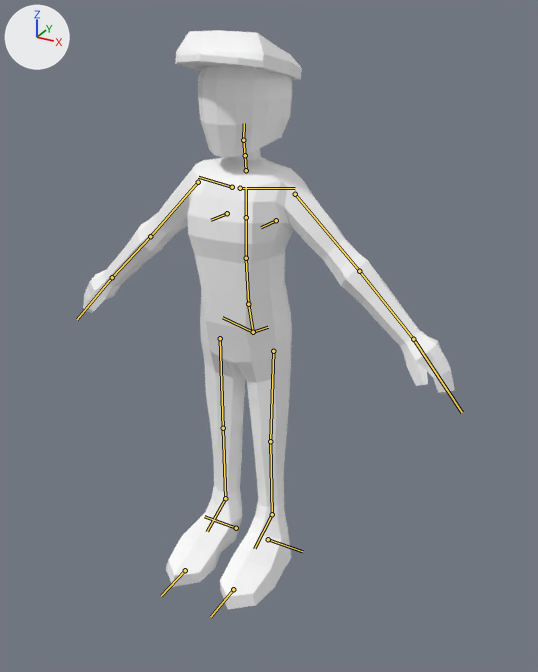
Two versions of the glTF model assets/CharacterAnim/CharRigWalkFlashlight.glb, one commit apart.
One viewpoint serves both versions: a camera (50 mm lens) standing at (1.197, -2.021, 1.904) and looking at (0.103, -0.03, 0.908). The axes (+X, +Y, +Z) are drawn at upper left. The lights are the same throughout. Both versions are drawn at frame 21 of the action 'Armature|mixamo.com|Layer0.001'; the numbers are the values there. The bones that bend it are drawn over the model as lines.

The first picture shows 'char'.
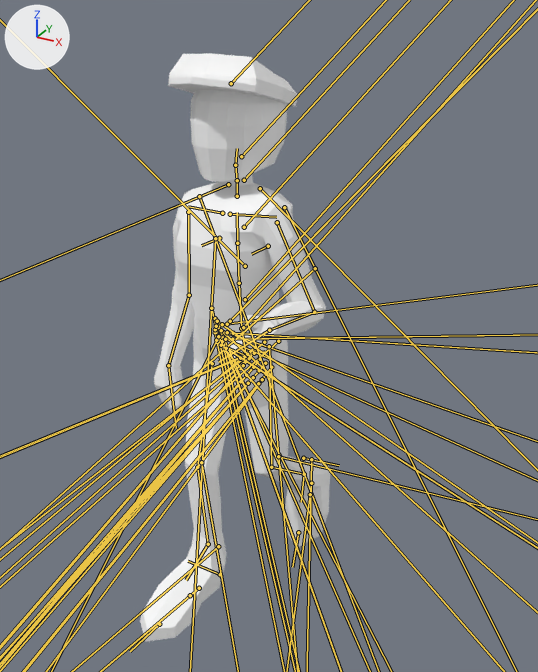
Location of each change, (x1, y1, x2, y2) in pixels of the pictures (538 x 672 px):
'char', posed (49% narrower): before (83, 30, 455, 609); after (140, 53, 331, 642)
bone 'spine', root to tip: before (253, 332) to (248, 304); after (246, 355) to (241, 328)
bone 'spine.002', root to tip: before (246, 258) to (246, 217); after (239, 283) to (237, 243)
bone 'spine.003', root to tip: before (246, 217) to (246, 187); after (237, 243) to (237, 212)
bone 'spine.004', root to tip: before (246, 170) to (245, 155); after (237, 196) to (237, 180)
bone 'spine.005', root to tip: before (245, 155) to (243, 140); after (237, 180) to (235, 165)
bone 'shoulder.L', root to tip: before (240, 188) to (295, 188); after (230, 214) to (276, 217)
bone 'upper_arm.L', root to tip: before (295, 194) to (359, 271); after (277, 222) to (314, 312)
bone 'forearm.L', root to tip: before (359, 271) to (413, 339); after (314, 312) to (269, 330)
bone 'hand.L', root to tip: before (413, 339) to (462, 412); after (269, 330) to (218, 362)
bone 'shoulder.R', root to tip: before (232, 187) to (198, 177); after (222, 213) to (188, 206)
bone 'upper_arm.R', root to tip: before (198, 182) to (150, 236); after (188, 212) to (189, 295)
bone 'forearm.R', root to tip: before (150, 236) to (112, 277); after (189, 295) to (168, 365)
bone 'hand.R', root to tip: before (112, 277) to (77, 319); after (168, 365) to (176, 428)
bone 'pelvis.L', root to tip: before (253, 332) to (268, 327); after (246, 355) to (265, 351)
bone 'thigh.L', root to tip: before (273, 351) to (270, 441); after (269, 374) to (271, 467)
bone 'shin.L', root to tip: before (270, 441) to (272, 514); after (271, 467) to (304, 474)
bone 'foot.L', root to tip: before (272, 514) to (254, 548); after (304, 474) to (301, 502)
bone 'thigh.R', root to tip: before (220, 338) to (223, 428); after (212, 363) to (197, 467)
bone 'shin.R', root to tip: before (223, 428) to (225, 498); after (197, 467) to (208, 544)
bone 'foot.R', root to tip: before (225, 498) to (207, 531); after (208, 544) to (186, 580)

Edits to the bpy script that builds the scene:
```text
Change bone_spine:
    where bone_spine = bpy.data.objects['metarig'].pose.bones['spine']
    bone_spine.location: (0.0, 0.0, 0.0) -> (0.009, -0.044, 0.078)
    bone_spine.rotation_quaternion: (1.0, 0.0, 0.0, 0.0) -> (0.998, 0.012, 0.055, -0.016)  # degrees (0, 0, 0) -> degrees (1, 6, -2)
Change bone_spine_002:
    where bone_spine_002 = bpy.data.objects['metarig'].pose.bones['spine.002']  # child of 'spine.001'
    bone_spine_002.rotation_quaternion: (1.0, 0.0, 0.0, 0.0) -> (0.999, 0.014, -0.038, 0.005)  # degrees (0, 0, 0) -> degrees (2, -4, 0)
Change bone_spine_003:
    where bone_spine_003 = bpy.data.objects['metarig'].pose.bones['spine.003']  # child of 'spine.002'
    bone_spine_003.rotation_quaternion: (1.0, 0.0, 0.0, 0.0) -> (0.999, -0.027, -0.037, 0.0)  # degrees (0, 0, 0) -> degrees (-3, -4, 0)
Change bone_spine_004:
    where bone_spine_004 = bpy.data.objects['metarig'].pose.bones['spine.004']  # child of 'spine.003'
    bone_spine_004.rotation_quaternion: (1.0, 0.0, 0.0, 0.0) -> (0.999, -0.038, -0.002, -0.019)  # degrees (0, 0, 0) -> degrees (-4, 0, -2)
Change bone_spine_005:
    where bone_spine_005 = bpy.data.objects['metarig'].pose.bones['spine.005']  # child of 'spine.004'
    bone_spine_005.rotation_quaternion: (1.0, 0.0, 0.0, 0.0) -> (1.0, 0.016, 0.008, 0.01)  # degrees (0, 0, 0) -> degrees (2, 1, 1)
Change bone_shoulder_l:
    where bone_shoulder_l = bpy.data.objects['metarig'].pose.bones['shoulder.L']  # child of 'spine.003'
    bone_shoulder_l.rotation_quaternion: (1.0, 0.0, 0.0, 0.0) -> (0.978, 0.041, 0.051, -0.197)  # degrees (0, 0, 0) -> degrees (3, 7, -23)
Change bone_upper_arm_l:
    where bone_upper_arm_l = bpy.data.objects['metarig'].pose.bones['upper_arm.L']  # child of 'shoulder.L'
    bone_upper_arm_l.rotation_quaternion: (1.0, 0.0, 0.0, 0.0) -> (0.948, -0.125, -0.08, -0.28)  # degrees (0, 0, 0) -> degrees (-11, -13, -32)
Change bone_forearm_l:
    where bone_forearm_l = bpy.data.objects['metarig'].pose.bones['forearm.L']  # child of 'upper_arm.L'
    bone_forearm_l.rotation_quaternion: (1.0, 0.0, 0.0, 0.0) -> (0.589, 0.779, 0.02, 0.214)  # degrees (0, 0, 0) -> degrees (103, -18, 17)
Change bone_hand_l:
    where bone_hand_l = bpy.data.objects['metarig'].pose.bones['hand.L']  # child of 'forearm.L'
    bone_hand_l.rotation_quaternion: (1.0, 0.0, 0.0, 0.0) -> (0.885, -0.069, -0.456, 0.064)  # degrees (0, 0, 0) -> degrees (-18, -53, 17)
Change bone_shoulder_r:
    where bone_shoulder_r = bpy.data.objects['metarig'].pose.bones['shoulder.R']  # child of 'spine.003'
    bone_shoulder_r.rotation_quaternion: (1.0, 0.0, 0.0, 0.0) -> (0.999, -0.044, -0.008, 0.025)  # degrees (0, 0, 0) -> degrees (-5, -1, 3)
Change bone_upper_arm_r:
    where bone_upper_arm_r = bpy.data.objects['metarig'].pose.bones['upper_arm.R']  # child of 'shoulder.R'
    bone_upper_arm_r.rotation_quaternion: (1.0, 0.0, 0.0, 0.0) -> (0.948, -0.107, 0.137, 0.266)  # degrees (0, 0, 0) -> degrees (-8, 18, 30)
Change bone_forearm_r:
    where bone_forearm_r = bpy.data.objects['metarig'].pose.bones['forearm.R']  # child of 'upper_arm.R'
    bone_forearm_r.rotation_quaternion: (1.0, 0.0, 0.0, 0.0) -> (0.966, 0.183, -0.18, -0.003)  # degrees (0, 0, 0) -> degrees (22, -20, -4)
Change bone_hand_r:
    where bone_hand_r = bpy.data.objects['metarig'].pose.bones['hand.R']  # child of 'forearm.R'
    bone_hand_r.rotation_quaternion: (1.0, 0.0, 0.0, 0.0) -> (0.965, -0.206, -0.121, 0.106)  # degrees (0, 0, 0) -> degrees (-26, -11, 15)
Change bone_pelvis_l:
    where bone_pelvis_l = bpy.data.objects['metarig'].pose.bones['pelvis.L']  # child of 'spine'
    bone_pelvis_l.rotation_quaternion: (1.0, 0.0, 0.0, 0.0) -> (0.999, -0.017, -0.016, 0.022)  # degrees (0, 0, 0) -> degrees (-2, -2, 3)
Change bone_thigh_l:
    where bone_thigh_l = bpy.data.objects['metarig'].pose.bones['thigh.L']  # child of 'spine'
    bone_thigh_l.rotation_quaternion: (1.0, 0.0, 0.0, 0.0) -> (0.998, -0.025, -0.044, -0.029)  # degrees (0, 0, 0) -> degrees (-3, -5, -3)
Change bone_shin_l:
    where bone_shin_l = bpy.data.objects['metarig'].pose.bones['shin.L']  # child of 'thigh.L'
    bone_shin_l.rotation_quaternion: (1.0, 0.0, 0.0, 0.0) -> (0.887, 0.454, 0.055, -0.044)  # degrees (0, 0, 0) -> degrees (54, 8, -2)
Change bone_foot_l:
    where bone_foot_l = bpy.data.objects['metarig'].pose.bones['foot.L']  # child of 'shin.L'
    bone_foot_l.rotation_quaternion: (1.0, 0.0, 0.0, 0.0) -> (0.981, 0.153, -0.096, 0.077)  # degrees (0, 0, 0) -> degrees (17, -12, 7)
Change bone_thigh_r:
    where bone_thigh_r = bpy.data.objects['metarig'].pose.bones['thigh.R']  # child of 'spine'
    bone_thigh_r.rotation_quaternion: (1.0, 0.0, 0.0, 0.0) -> (0.963, -0.258, 0.066, -0.04)  # degrees (0, 0, 0) -> degrees (-30, 6, -6)
Change bone_shin_r:
    where bone_shin_r = bpy.data.objects['metarig'].pose.bones['shin.R']  # child of 'thigh.R'
    bone_shin_r.rotation_quaternion: (1.0, 0.0, 0.0, 0.0) -> (0.97, 0.241, -0.02, 0.012)  # degrees (0, 0, 0) -> degrees (28, -3, 1)
Change bone_foot_r:
    where bone_foot_r = bpy.data.objects['metarig'].pose.bones['foot.R']  # child of 'shin.R'
    bone_foot_r.rotation_quaternion: (1.0, 0.0, 0.0, 0.0) -> (0.999, 0.003, -0.009, 0.049)  # degrees (0, 0, 0) -> degrees (0, -1, 6)
```
